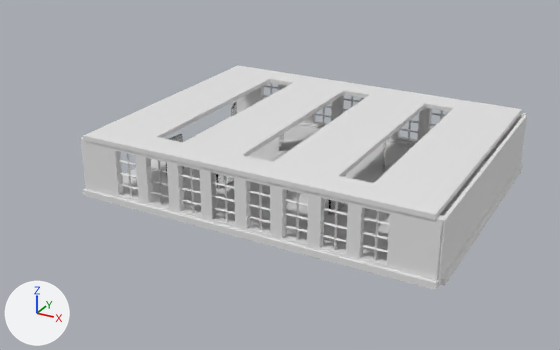
Before and after pictures for a commit that changed the glTF model public/models/museum_room.glb.
Both versions are drawn from a camera (50 mm lens) standing at (34.4, -65.4, 32.8) and looking at (-1.2, -0.7, 0.4). The axes (+X, +Y, +Z) are drawn at lower left. The lights are the same throughout. Where no turn or scale is listed for an object, it has been applied to the vertices.
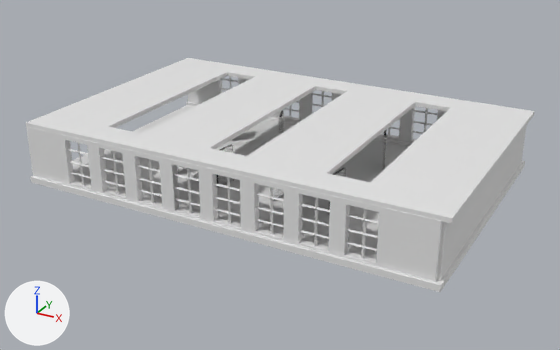
Pixel boxes (x1, y1, x2, y2) of what changed, in the pictures (560 x 350 px):
```json
{"object": "Roof", "change": "moved, rescaled", "before": [83, 66, 522, 220], "after": [26, 58, 534, 224], "on screen": "16% wider, 8% taller"}
{"object": "Cube.002", "change": "moved, rescaled", "before": [80, 137, 445, 281], "after": [26, 127, 442, 282], "on screen": "14% wider, 8% taller"}
{"object": "Floor", "change": "moved, rescaled", "before": [122, 116, 487, 260], "after": [72, 105, 409, 259]}
{"object": "Cube.005", "change": "moved, rescaled", "before": [437, 115, 527, 284], "after": [437, 125, 527, 281]}
{"object": "Cube.001", "change": "moved, rescaled", "before": [83, 188, 440, 290], "after": [30, 176, 445, 292], "on screen": "16% wider, 14% taller"}
{"object": "Cube", "change": "moved, rescaled", "before": [233, 84, 526, 157], "after": [188, 78, 447, 143]}
{"object": "Cube.030", "change": "moved, rescaled", "before": [322, 201, 348, 250], "after": [299, 197, 330, 246], "on screen": "19% wider"}
{"object": "Cube.031", "change": "moved, rescaled", "before": [361, 211, 389, 260], "after": [346, 209, 379, 258], "on screen": "17% wider"}
{"object": "Cube.028", "change": "moved, rescaled", "before": [247, 184, 270, 231], "after": [256, 187, 284, 235], "on screen": "21% wider"}
{"object": "Cube.027", "change": "moved, rescaled", "before": [212, 176, 235, 222], "after": [214, 177, 241, 224], "on screen": "17% wider"}
{"object": "Cube.024", "change": "moved, rescaled", "before": [118, 153, 138, 197], "after": [68, 143, 90, 185], "on screen": "10% wider"}
{"object": "Cube.026", "change": "moved, rescaled", "before": [180, 168, 201, 213], "after": [174, 168, 200, 213], "on screen": "23% wider"}
{"object": "Cube.004", "change": "moved, rescaled", "before": [237, 111, 490, 161], "after": [186, 102, 525, 170]}
{"object": "Cube.029", "change": "deleted", "before": [284, 192, 308, 240]}
```

Scene script edits in JSON lines:
```json
{"op": "set", "path": "ob_floor.location", "old": "(1.77, 0.71, 0.26)", "new": "(-1.96, 0.71, 0.26)"}
{"op": "set", "path": "ob_floor.scale", "old": "(-17.5, -13.5, -5.16)", "new": "(-21.1, -13.5, -5.16)"}
{"op": "set", "path": "ob_cube_004.location", "old": "(1.77, 14.42, 0.26)", "new": "(-1.5, 14.42, 0.26)"}
{"op": "set", "path": "ob_cube_004.scale", "old": "(-18.1, -0.516, -0.313)", "new": "(-21.8, -0.516, -0.313)"}
{"op": "set", "path": "ob_cube_005.location", "old": "(19.79, 0.65, 0.76)", "new": "(19.8, 0.65, 0.76)"}
{"op": "set", "path": "ob_cube_005.scale", "old": "(13.8, 0.171, 0.516)", "new": "(13.8, 0.224, 0.516)"}
{"op": "set", "path": "ob_cube.location", "old": "(1.77, 14.56, 0.89)", "new": "(-1.72, 14.56, 0.89)"}
{"op": "set", "path": "ob_cube.scale", "old": "(-0.516, -0.36, -0.516)", "new": "(-0.616, -0.36, -0.516)"}
{"op": "set", "path": "ob_cube_001.location", "old": "(1.77, -13.06, 0.26)", "new": "(-1.5, -13.21, 0.26)"}
{"op": "set", "path": "ob_cube_001.scale", "old": "(-18.1, -0.516, -0.313)", "new": "(-21.8, -0.516, -0.313)"}
{"op": "set", "path": "ob_cube_002.location", "old": "(1.77, -12.92, 0.89)", "new": "(-1.72, -13.07, 0.89)"}
{"op": "set", "path": "ob_cube_002.scale", "old": "(-0.516, -0.36, -0.516)", "new": "(-0.616, -0.36, -0.516)"}
{"op": "set", "path": "ob_roof.location", "old": "(1.77, 0.71, 5.96)", "new": "(-1.35, 0.71, 5.96)"}
{"op": "set", "path": "ob_roof.scale", "old": "(-17.5, -13.5, -5.16)", "new": "(-21.9, -13.5, -5.16)"}
{"op": "set", "path": "ob_cube_024.location", "old": "(-10.81, -12.91, 3.04)", "new": "(-16.74, -13.08, 3.04)"}
{"op": "set", "path": "ob_cube_024.scale", "old": "(1.42, 0.052, 0.111)", "new": "(1.69, 0.052, 0.111)"}
{"op": "set", "path": "ob_cube_026.location", "old": "(-3.6, -12.91, 3.04)", "new": "(-3.79, -13.08, 3.04)"}
{"op": "set", "path": "ob_cube_026.scale", "old": "(1.42, 0.052, 0.111)", "new": "(1.69, 0.052, 0.111)"}
{"op": "set", "path": "ob_cube_027.location", "old": "(0.04, -12.91, 3.04)", "new": "(0.45, -13.08, 3.04)"}
{"op": "set", "path": "ob_cube_027.scale", "old": "(1.42, 0.052, 0.111)", "new": "(1.69, 0.052, 0.111)"}
{"op": "set", "path": "ob_cube_028.location", "old": "(3.59, -12.91, 3.04)", "new": "(4.79, -13.08, 3.04)"}
{"op": "set", "path": "ob_cube_028.scale", "old": "(1.42, 0.052, 0.111)", "new": "(1.69, 0.052, 0.111)"}
{"op": "remove", "block": "ob_cube_029", "code": ["ob_cube_029 = bpy.data.objects.new('Cube.029', me_cube_038)", "ob_cube_029.location = (7.23, -12.91, 3.04)"]}
{"op": "set", "path": "ob_cube_030.location", "old": "(10.8, -12.91, 3.04)", "new": "(9.05, -13.08, 3.04)"}
{"op": "set", "path": "ob_cube_030.scale", "old": "(1.42, 0.052, 0.111)", "new": "(1.69, 0.052, 0.111)"}
{"op": "set", "path": "ob_cube_031.location", "old": "(14.44, -12.91, 3.04)", "new": "(13.39, -13.08, 3.04)"}
{"op": "set", "path": "ob_cube_031.scale", "old": "(1.42, 0.052, 0.111)", "new": "(1.69, 0.052, 0.111)"}
```
